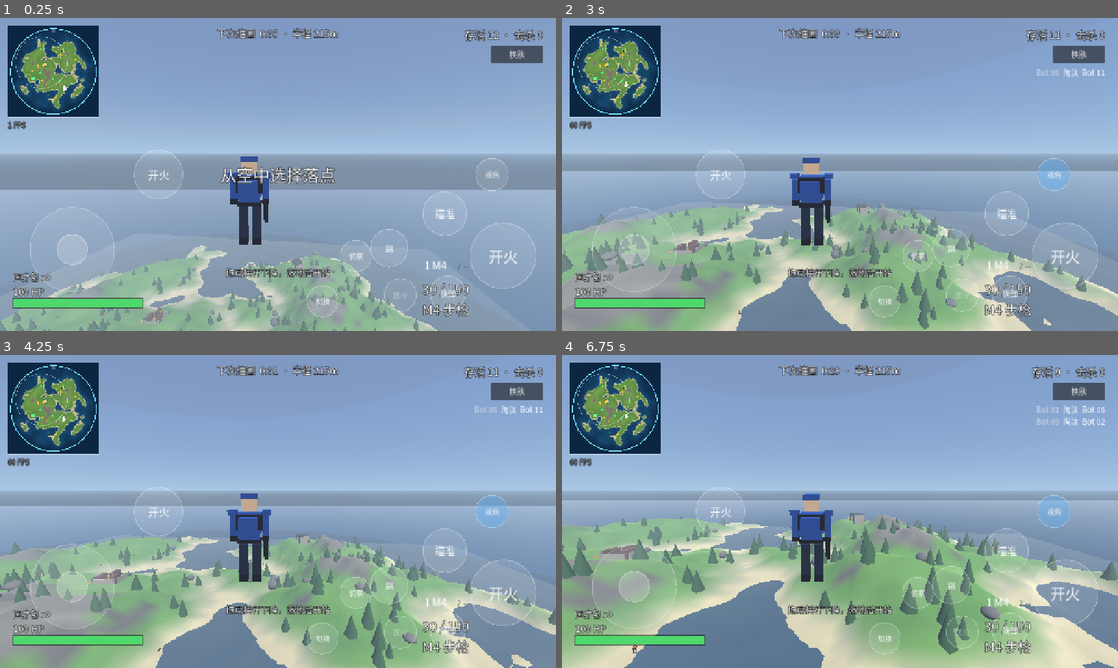
Above: before the commit, frames 1-4 (two rows, left to right).
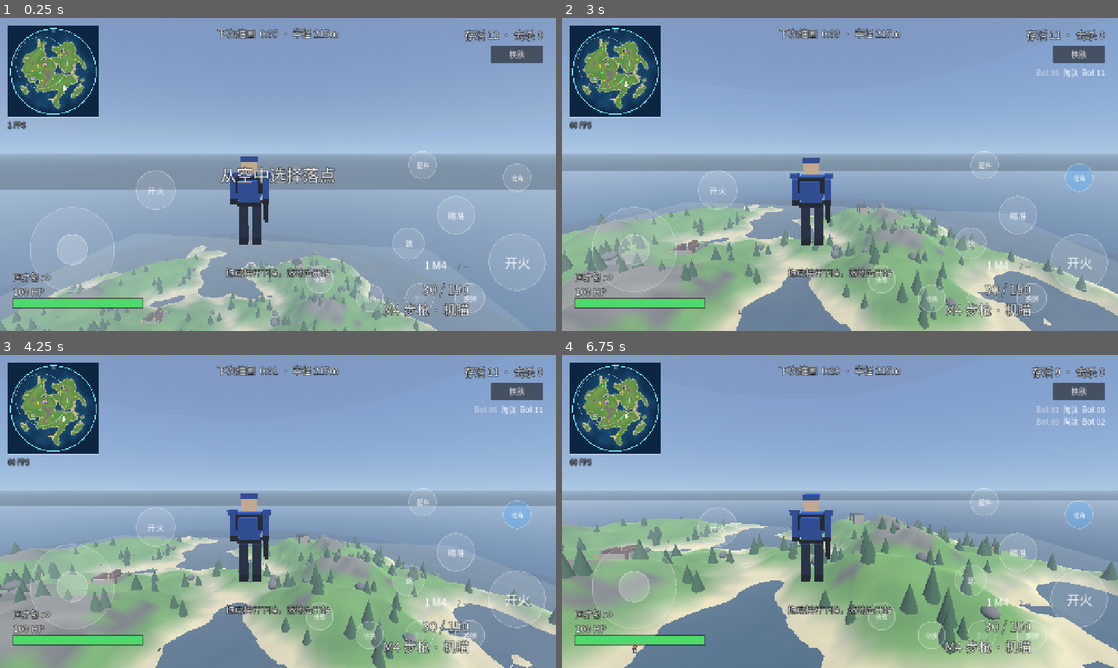
Above: after the commit, the same moments.

Repository: soda92/shooting-game
Game: Godot game, scene res://scenes/main.tscn
The game is run twice, just before and just after one commit, with the same random seed, the same clock (stepped at 60 frames per second) and the same inputs.
Inputs (mouse positions are in pixels of both pictures, inside the frame that each line leads up to):
- Up to frame 1 (0.25 s): no input
- Up to frame 2 (3 s): move the mouse to (867, 174) at 0.52 s; hold R 0.53-1.28 s; hold W from 0.53 s (still down); click (867, 174) at 0.67 s; tap Space at 0.77, 1.52 s; move the mouse to (812, 174) at 1.27 s; tap H at 1.35 s; click (812, 174) at 1.42 s; move the mouse to (851, 168) at 2.02 s; hold F 2.03-2.78 s; click (851, 168) at 2.17 s; move the mouse to (834, 180) at 2.77 s; tap V at 2.85 s; click (834, 180) at 2.92 s
- Up to frame 3 (4.25 s): keep holding W; tap Space at 3.02, 3.77 s; move the mouse to (316, 514) at 3.52 s; hold Q from 3.53 s (still down); click (316, 514) at 3.67 s
- Up to frame 4 (6.75 s): move the mouse to (795, 508) at 4.27 s; release Q at 4.28 s; tap Shift at 4.35 s; click (795, 508) at 4.42 s; tap Space at 4.52, 6.02 s; move the mouse to (845, 511) at 5.02 s; hold R 5.03-5.78 s; click (845, 511) at 5.17 s; move the mouse to (817, 505) at 5.77 s; release W at 5.78 s; hold D 5.78-6.53 s; tap H at 5.85 s; click (817, 505) at 5.92 s; move the mouse to (867, 511) at 6.52 s; hold W from 6.53 s (still down); hold F from 6.53 s (still down); click (867, 511) at 6.67 s

The runs differ from the first frame. In frame 1, 2.0% of the frame differs, in the area x 5-99%, y 10-96%; in frame 2, 2.3%; in frame 3, 2.2%; in frame 4, 2.2%.

Commit message:
feat: add sight attachments and compact fading touch buttons
- red dot, 4x and 8x sights spawn as pickups with per-slot equip
- attachment panel lists the current gun, owned sights and equipped state
- scope-specific FOV and overlay: iron, red dot, 4x/8x full scope
- scope pickups marked on the minimap
- buttons are smaller, moved toward the edges and fade to 35% after 2.5s idle
- new attach button next to the aim button

Diff:
--- /dev/null
+++ b/scenes/scope.tscn
@@ -0,0 +1,48 @@
+[gd_scene load_steps=7 format=3]
+
+[ext_resource type="Script" path="res://scripts/scope_pickup.gd" id="1_scope"]
+
+[sub_resource type="BoxShape3D" id="pickup_shape"]
+size = Vector3(1.1, 1.1, 1.1)
+
+[sub_resource type="BoxMesh" id="body_mesh"]
+size = Vector3(0.36, 0.30, 0.36)
+
+[sub_resource type="StandardMaterial3D" id="body_mat"]
+albedo_color = Color(0.12, 0.13, 0.16, 1)
+roughness = 0.6
+metallic = 0.3
+
+[sub_resource type="BoxMesh" id="lens_mesh"]
+size = Vector3(0.30, 0.10, 0.30)
+
+[sub_resource type="StandardMaterial3D" id="lens_mat"]
+albedo_color = Color(0.35, 0.85, 1.0, 1)
+emission_enabled = true
+emission = Color(0.20, 0.75, 1.0, 1)
+emission_energy_multiplier = 1.2
+
+[node name="ScopePickup" type="Area3D" groups=["scope"]]
+script = ExtResource("1_scope")
+
+[node name="Collision" type="CollisionShape3D" parent="."]
+shape = SubResource("pickup_shape")
+
+[node name="Body" type="MeshInstance3D" parent="."]
+mesh = SubResource("body_mesh")
+material_override = SubResource("body_mat")
+
+[node name="Lens" type="MeshInstance3D" parent="."]
+transform = Transform3D(1, 0, 0, 0, 1, 0, 0, 0, 1, 0, 0.18, 0)
+mesh = SubResource("lens_mesh")
+material_override = SubResource("lens_mat")
+
+[node name="Label" type="Label3D" parent="."]
+transform = Transform3D(1, 0, 0, 0, 1, 0, 0, 0, 1, 0, 0.72, 0)
+billboard = 1
+no_depth_test = true
+font_size = 96
+pixel_size = 0.0025
+outline_size = 14
+modulate = Color(0.65, 0.92, 1, 1)
+text = "RD"
--- a/scripts/game.gd
+++ b/scripts/game.gd
@@ -4,7 +4,10 @@
 const BOT_COUNT := 11
 const LOOT_COUNT := 26
 const MEDKIT_COUNT := 10
+const SCOPE_COUNT := 6
 const MEDKIT_SCENE := preload("res://scenes/medkit.tscn")
+const SCOPE_SCENE := preload("res://scenes/scope.tscn")
+const SCOPE_IDS := ["red_dot", "4x", "8x"]
 
 @onready var world = $World
 @onready var zone = $Zone
@@ -34,6 +37,7 @@
 	_spawn_bots()
 	_spawn_loot()
 	_spawn_medkits()
+	_spawn_scopes()
 
 	hud.setup(self)
 	hud.set_center("从空中选择落点", 2.5)
@@ -70,6 +74,7 @@
 	player.weapon_changed.connect(_on_weapon_changed)
 	player.healed.connect(_on_player_healed)
 	player.scan_started.connect(_on_scan_started)
+	player.scope_added.connect(_on_scope_added)
 
 
 func _spawn_bots() -> void:
@@ -123,6 +128,25 @@
 	add_child(m)
 
 
+func _spawn_scopes() -> void:
+	var spots: Array = world.loot_spots
+	for i in range(SCOPE_COUNT):
+		var p: Vector3
+		if not spots.is_empty():
+			var s: Vector3 = spots[(i * 3) % spots.size()]
+			p = Vector3(s.x + randf_range(-1.5, 1.5), 0.0, s.z + randf_range(-1.5, 1.5))
+		else:
+			p = world.random_land_point(165.0)
+		var sc = SCOPE_SCENE.instantiate()
+		sc.position = Vector3(p.x, world.height_at(p.x, p.z) + 0.6, p.z)
+		add_child(sc)
+		sc.setup(SCOPE_IDS[i % SCOPE_IDS.size()])
+
+
+func _on_scope_added(id: String) -> void:
+	hud.set_center("拾取 " + String(Scopes.get_def(id)["name"]), 1.0)
+
+
 func drop_weapon_at(id: String, pos: Vector3) -> void:
 	var scene: PackedScene = load("res://scenes/loot.tscn")
 	var l = scene.instantiate()
--- a/scripts/hud.gd
+++ b/scripts/hud.gd
@@ -89,18 +89,26 @@
 		if alpha <= 0.01 or game == null or game.player == null:
 			return
 
-		var sniper: bool = String(game.player.weapon_id()) == "sniper"
+		var sid := String(game.player.current_scope())
+		var overlay := String(Scopes.get_def(sid)["overlay"])
+		var full := overlay == "scope"
 		var c := size * 0.5
-		var inner: float = minf(size.x, size.y) * (0.31 if sniper else 0.40)
+		var inner: float
+		if full:
+			inner = minf(size.x, size.y) * (0.25 if sid == "8x" else 0.31)
+		elif overlay == "red_dot":
+			inner = minf(size.x, size.y) * 0.42
+		else:
+			inner = minf(size.x, size.y) * 0.46
 		var outer: float = size.length() * 0.5 + 24.0
-		var shade := 0.96 if sniper else 0.32
+		var shade := 0.96 if full else (0.16 if overlay == "red_dot" else 0.10)
 
 		# dark ring outside the sight
 		draw_arc(c, (inner + outer) * 0.5, 0.0, TAU, 160,
 			Color(0, 0, 0, alpha * shade), outer - inner)
 		draw_arc(c, inner, 0.0, TAU, 128, Color(0, 0, 0, alpha * 0.75), 3.0)
 
-		if sniper:
+		if full:
 			var col := Color(0.02, 0.02, 0.02, alpha)
 			draw_line(c + Vector2(-inner, 0), c + Vector2(-16, 0), col, 2.0)
 			draw_line(c + Vector2(inner, 0), c + Vector2(16, 0), col, 2.0)
@@ -113,9 +121,13 @@
 				draw_circle(c + Vector2(0, -off), 1.4, col)
 				draw_circle(c + Vector2(0, off), 1.4, col)
 			draw_circle(c, 2.2, Color(0.90, 0.10, 0.10, alpha))
+		elif overlay == "red_dot":
+			draw_arc(c, inner * 0.55, 0.0, TAU, 96, Color(0, 0, 0, alpha * 0.5), 2.0)
+			draw_circle(c, 3.0, Color(1.0, 0.15, 0.10, alpha))
 		else:
-			draw_arc(c, inner * 0.72, 0.0, TAU, 96, Color(0, 0, 0, alpha * 0.55), 2.0)
-			draw_circle(c, 2.0, Color(1.0, 0.28, 0.22, alpha))
+			draw_line(c + Vector2(0, -inner * 0.35), c + Vector2(0, -7),
+				Color(0, 0, 0, alpha * 0.8), 3.0)
+			draw_circle(c, 2.2, Color(1, 1, 1, alpha * 0.85))
 
 
 class DamageDir extends Control:
@@ -169,6 +181,9 @@
 var _feed_label: RichTextLabel
 var _feed: Array = []
 var _feed_dirty := false
+var _attach_root: Control
+var _attach_title: Label
+var _attach_buttons: Dictionary = {}
 var _end_root: Control
 var _end_title: Label
 var _end_sub: Label
@@ -377,6 +392,60 @@
 	btn.pressed.connect(_on_restart)
 	_end_root.add_child(btn)
 
+	# Attachment panel
+	_attach_root = Control.new()
+	_attach_root.set_anchors_and_offsets_preset(Control.PRESET_FULL_RECT)
+	_attach_root.mouse_filter = Control.MOUSE_FILTER_STOP
+	_attach_root.visible = false
+	add_child(_attach_root)
+
+	var dim := ColorRect.new()
+	dim.color = Color(0, 0, 0, 0.62)
+	dim.set_anchors_and_offsets_preset(Control.PRESET_FULL_RECT)
+	_attach_root.add_child(dim)
+
+	var panel := PanelContainer.new()
+	_place(panel, 0.5, 0.5, 0.5, 0.5, -300, -230, 300, 230)
+	var sb := StyleBoxFlat.new()
+	sb.bg_color = Color(0.07, 0.09, 0.12, 0.97)
+	sb.border_color = Color(0.35, 0.55, 0.75, 0.85)
+	sb.set_border_width_all(2)
+	sb.set_corner_radius_all(6)
+	panel.add_theme_stylebox_override("panel", sb)
+	_attach_root.add_child(panel)
+
+	var margin := MarginContainer.new()
+	margin.add_theme_constant_override("margin_left", 24)
+	margin.add_theme_constant_override("margin_right", 24)
+	margin.add_theme_constant_override("margin_top", 18)
+	margin.add_theme_constant_override("margin_bottom", 18)
+	panel.add_child(margin)
+
+	var vbox := VBoxContainer.new()
+	vbox.add_theme_constant_override("separation", 8)
+	margin.add_child(vbox)
+
+	_attach_title = Label.new()
+	_attach_title.add_theme_font_size_override("font_size", 24)
+	vbox.add_child(_attach_title)
+
+	for id in Scopes.ORDER:
+		var b := Button.new()
+		b.custom_minimum_size = Vector2(520, 46)
+		b.add_theme_font_size_override("font_size", 20)
+		b.focus_mode = Control.FOCUS_NONE
+		b.pressed.connect(_on_scope_pick.bind(String(id)))
+		vbox.add_child(b)
+		_attach_buttons[id] = b
+
+	var close := Button.new()
+	close.text = "关闭"
+	close.custom_minimum_size = Vector2(520, 44)
+	close.add_theme_font_size_override("font_size", 20)
+	close.focus_mode = Control.FOCUS_NONE
+	close.pressed.connect(_close_attach)
+	vbox.add_child(close)
+
 
 # --------------------------------------------------------------------------
 # Public API
@@ -391,7 +460,11 @@
 	_hp_fill.color = Color(0.90, 0.25, 0.20) if hpr < 0.35 else Color(0.30, 0.85, 0.42)
 	_hp_label.text = "%d HP" % int(ceil(p.health))
 	_med_label.text = "医疗包 x%d" % p.medkits
-	_ammo_label.text = "%d / %d\n%s" % [p.mag(), p.reserve(), String(Weapons.get_def(p.weapon_id())["label"])]
+	_ammo_label.text = "%d / %d\n%s · %s" % [
+		p.mag(), p.reserve(),
+		String(Weapons.get_def(p.weapon_id())["label"]),
+		String(Scopes.get_def(p.current_scope())["short"])
+	]
 	_slots_label.text = _slot_text(p)
 	_alive_label.text = "存活 %d  ·  击杀 %d" % [game.alive, game.kills]
 	_zone_label.text = game.zone.status_text()
@@ -471,6 +544,12 @@
 func _process(delta: float) -> void:
 	if _reticle != null:
 		_reticle.visible = not (InputState.aim and InputState.first_person)
+
+	if InputState.consume_attach():
+		_toggle_attach()
+	if _attach_root.visible:
+		if game == null or game.over or game.player == null or not game.player.is_alive():
+			_close_attach()
 
 	if _center_t > 0.0:
 		_center_t -= delta
@@ -516,6 +595,52 @@
 		game.restart()
 
 
+func _toggle_attach() -> void:
+	if game == null or game.player == null:
+		return
+	if _attach_root.visible:
+		_close_attach()
+		return
+	if game.over or not game.player.is_alive():
+		return
+	_refresh_attach()
+	_attach_root.visible = true
+	InputState.locked = true
+
+
+func _close_attach() -> void:
+	_attach_root.visible = false
+	if game != null and not game.over:
+		InputState.locked = false
+
+
+func _on_scope_pick(id: String) -> void:
+	if game == null or game.player == null:
+		return
+	if game.player.equip_scope(id):
+		_refresh_attach()
+		update_hud()
+
+
+func _refresh_attach() -> void:
+	var p = game.player
+	var wname := String(Weapons.get_def(p.weapon_id())["label"])
+	var sname := String(Scopes.get_def(p.current_scope())["short"])
+	_attach_title.text = "配件 · %s · 当前 %s" % [wname, sname]
+	for id in Scopes.ORDER:
+		var sid := String(id)
+		var owned: bool = sid == "iron" or bool(p.scopes_owned.get(sid, false))
+		var equipped: bool = String(p.current_scope()) == sid
+		var txt := String(Scopes.get_def(sid)["name"])
+		if equipped:
+			txt += "（已装备）"
+		elif not owned:
+			txt += "（未拾取）"
+		var b: Button = _attach_buttons[sid]
+		b.text = txt
+		b.disabled = not owned
+
+
 func _on_skin_pressed() -> void:
 	if game != null:
 		game.cycle_player_skin()
--- a/scripts/input_state.gd
+++ b/scripts/input_state.gd
@@ -20,6 +20,7 @@
 var medkit_queued := false
 var scan_queued := false
 var switch_queued := false
+var attach_toggle_queued := false
 var first_person := false
 
 # mirrored from the player for UI display
@@ -138,6 +139,12 @@
 	return v
 
 
+func consume_attach() -> bool:
+	var v := attach_toggle_queued
+	attach_toggle_queued = false
+	return v
+
+
 func clear() -> void:
 	move = Vector2.ZERO
 	touch_move = Vector2.ZERO
@@ -150,3 +157,4 @@
 	medkit_queued = false
 	scan_queued = false
 	switch_queued = false
+	attach_toggle_queued = false
--- a/scripts/minimap.gd
+++ b/scripts/minimap.gd
@@ -96,6 +96,9 @@
 	for n in get_tree().get_nodes_in_group("medkit"):
 		if is_instance_valid(n):
 			draw_circle(_to_map(n.global_position), 2.6, Color(0.35, 1.0, 0.55, 0.95))
+	for n in get_tree().get_nodes_in_group("scope"):
+		if is_instance_valid(n):
+			draw_circle(_to_map(n.global_position), 2.2, Color(0.72, 0.45, 1.0, 0.95))
 
 	# enemies highlighted by the recon lens
 	if game.player.scan_t > 0.0:
--- a/scripts/player.gd
+++ b/scripts/player.gd
@@ -8,6 +8,7 @@
 signal weapon_changed(id: String)
 signal healed(amount: float)
 signal scan_started
+signal scope_added(id: String)
 
 enum State { DROP, PLAY, DEAD }
 
@@ -32,6 +33,7 @@
 var slots: Array = []
 var active := 0
 var switching := 0.0
+var scopes_owned := {"red_dot": false, "4x": false, "8x": false}
 var medkits := 0
 var scan_t := 0.0
 var scan_cd := 0.0
@@ -88,10 +90,12 @@
 
 	var target_fov := 72.0
 	if ads:
+		var sdef := Scopes.get_def(current_scope())
+		var sfov := float(sdef["fov"])
 		if fp:
-			target_fov = 30.0 if weapon_id() == "sniper" else 46.0
+			target_fov = sfov
 		else:
-			target_fov = 38.0 if weapon_id() == "sniper" else 50.0
+			target_fov = lerpf(72.0, sfov, 0.55)
 	_fov = lerpf(_fov, target_fov, 1.0 - exp(-9.0 * delta))
 	cam.fov = _fov
 
@@ -394,7 +398,7 @@
 
 func _make_slot(id: String) -> Dictionary:
 	var def := Weapons.get_def(id)
-	return {"id": id, "mag": int(def["mag"]), "reserve": int(def["reserve"])}
+	return {"id": id, "mag": int(def["mag"]), "reserve": int(def["reserve"]), "scope": "iron"}
 
 
 func weapon_id() -> String:
@@ -413,6 +417,30 @@
 	if slots.is_empty() or slots[active].is_empty():
 		return 0
 	return int(slots[active]["reserve"])
+
+
+func current_scope() -> String:
+	if slots.is_empty() or slots[active].is_empty():
+		return "iron"
+	return String(slots[active].get("scope", "iron"))
+
+
+func add_scope(id: String) -> void:
+	if not scopes_owned.has(id):
+		return
+	scopes_owned[id] = true
+	Sfx.play("pickup", -4.0)
+	scope_added.emit(id)
+
+
+func equip_scope(id: String) -> bool:
+	if not Scopes.LIST.has(id):
+		return false
+	if id != "iron" and not bool(scopes_owned.get(id, false)):
+		return false
+	slots[active]["scope"] = id
+	Sfx.play("reload", -10.0, 1.4)
+	return true
 
 
 func give_weapon(id: String) -> void:
--- /dev/null
+++ b/scripts/scope_pickup.gd
@@ -0,0 +1,35 @@
+extends Area3D
+## Sight pickup. Walking over it unlocks the scope in the attachment panel.
+
+var scope_id := "red_dot"
+
+var _t := 0.0
+var _base_y := 0.0
+
+@onready var label: Label3D = $Label
+
+
+func _ready() -> void:
+	_base_y = position.y
+	body_entered.connect(_on_body_entered)
+
+
+func setup(id: String) -> void:
+	scope_id = id
+	if label != null:
+		label.text = String(Scopes.get_def(id)["tag"])
+
+
+func _process(delta: float) -> void:
+	_t += delta
+	rotation.y += delta * 1.4
+	position.y = _base_y + sin(_t * 2.0) * 0.12
+
+
+func _on_body_entered(body: Node3D) -> void:
+	if not body.has_method("add_scope"):
+		return
+	if not body.is_alive():
+		return
+	body.add_scope(scope_id)
+	queue_free()
--- /dev/null
+++ b/scripts/scopes.gd
@@ -0,0 +1,28 @@
+class_name Scopes
+extends RefCounted
+## Sight attachments. "iron" is always owned; the rest must be picked up.
+
+const ORDER := ["iron", "red_dot", "4x", "8x"]
+
+const LIST := {
+	"iron": {
+		"name": "机瞄", "short": "机瞄", "tag": "IR",
+		"fov": 46.0, "overlay": "iron",
+	},
+	"red_dot": {
+		"name": "红点镜", "short": "红点", "tag": "RD",
+		"fov": 55.0, "overlay": "red_dot",
+	},
+	"4x": {
+		"name": "4 倍镜", "short": "4x", "tag": "4X",
+		"fov": 28.0, "overlay": "scope",
+	},
+	"8x": {
+		"name": "8 倍镜", "short": "8x", "tag": "8X",
+		"fov": 15.0, "overlay": "scope",
+	},
+}
+
+
+static func get_def(id: String) -> Dictionary:
+	return LIST.get(id, LIST["iron"])
--- a/scripts/touch_controls.gd
+++ b/scripts/touch_controls.gd
@@ -14,6 +14,8 @@
 var _btn_touch: Dictionary = {}
 
 var _font: SystemFont
+var _idle := 0.0
+var _ui_alpha := 1.0
 
 
 func _ready() -> void:
@@ -39,15 +41,16 @@
 	_joy_knob = _joy_origin
 
 	_buttons = {
-		"fire": {"pos": Vector2(s.x * 0.905, s.y * 0.760), "r": m * 0.105, "label": "开火"},
-		"fire_l": {"pos": Vector2(s.x * 0.285, s.y * 0.500), "r": m * 0.078, "label": "开火"},
-		"aim": {"pos": Vector2(s.x * 0.800, s.y * 0.625), "r": m * 0.070, "label": "瞄准"},
-		"jump": {"pos": Vector2(s.x * 0.700, s.y * 0.735), "r": m * 0.060, "label": "跳"},
-		"reload": {"pos": Vector2(s.x * 0.805, s.y * 0.880), "r": m * 0.056, "label": "换弹"},
-		"medkit": {"pos": Vector2(s.x * 0.720, s.y * 0.885), "r": m * 0.052, "label": "医疗"},
-		"scan": {"pos": Vector2(s.x * 0.640, s.y * 0.760), "r": m * 0.050, "label": "侦察"},
-		"view": {"pos": Vector2(s.x * 0.885, s.y * 0.500), "r": m * 0.052, "label": "视角"},
-		"switch": {"pos": Vector2(s.x * 0.580, s.y * 0.905), "r": m * 0.050, "label": "切换"},
+		"fire": {"pos": Vector2(s.x * 0.930, s.y * 0.780), "r": m * 0.090, "label": "开火"},
+		"fire_l": {"pos": Vector2(s.x * 0.280, s.y * 0.550), "r": m * 0.062, "label": "开火"},
+		"aim": {"pos": Vector2(s.x * 0.820, s.y * 0.630), "r": m * 0.060, "label": "瞄准"},
+		"jump": {"pos": Vector2(s.x * 0.735, s.y * 0.720), "r": m * 0.050, "label": "跳"},
+		"reload": {"pos": Vector2(s.x * 0.845, s.y * 0.895), "r": m * 0.047, "label": "换弹"},
+		"medkit": {"pos": Vector2(s.x * 0.755, s.y * 0.895), "r": m * 0.045, "label": "医疗"},
+		"switch": {"pos": Vector2(s.x * 0.665, s.y * 0.895), "r": m * 0.044, "label": "切换"},
+		"scan": {"pos": Vector2(s.x * 0.575, s.y * 0.835), "r": m * 0.044, "label": "侦察"},
+		"view": {"pos": Vector2(s.x * 0.930, s.y * 0.510), "r": m * 0.044, "label": "视角"},
+		"attach": {"pos": Vector2(s.x * 0.760, s.y * 0.470), "r": m * 0.044, "label": "配件"},
 	}
 	queue_redraw()
 
@@ -57,6 +60,7 @@
 func _input(event: InputEvent) -> void:
 	if InputState.locked:
 		return
+	_idle = 0.0
 	if event is InputEventScreenTouch:
 		_handle_touch(event.position, event.index, event.pressed)
 	elif event is InputEventScreenDrag:
@@ -130,6 +134,9 @@
 	elif name == "switch":
 		if on:
 			InputState.switch_queued = true
+	elif name == "attach":
+		if on:
+			InputState.attach_toggle_queued = true
 	queue_redraw()
 
 
@@ -139,9 +146,12 @@
 	return int(_btn_touch.get("fire", -1)) != -1 or int(_btn_touch.get("fire_l", -1)) != -1
 
 
-func _process(_delta: float) -> void:
+func _process(delta: float) -> void:
 	if InputState.locked and (_joy_active or _look_index != -1):
 		reset_touches()
+	_idle += delta
+	var target := 1.0 if _idle < 2.5 else 0.35
+	_ui_alpha = lerpf(_ui_alpha, target, 1.0 - exp(-6.0 * delta))
 	queue_redraw()
 
 
@@ -163,12 +173,12 @@
 
 
 func _draw() -> void:
-	# joystick
-	draw_circle(_joy_origin, _joy_r, Color(1, 1, 1, 0.09))
-	draw_arc(_joy_origin, _joy_r, 0.0, TAU, 48, Color(1, 1, 1, 0.26), 2.0)
+	var joy_a := maxf(_ui_alpha, 0.55)
+	draw_circle(_joy_origin, _joy_r, Color(1, 1, 1, 0.09 * joy_a))
+	draw_arc(_joy_origin, _joy_r, 0.0, TAU, 48, Color(1, 1, 1, 0.26 * joy_a), 2.0)
 	var knob := _joy_knob if _joy_active else _joy_origin
-	draw_circle(knob, _joy_r * 0.36, Color(1, 1, 1, 0.20))
-	draw_arc(knob, _joy_r * 0.36, 0.0, TAU, 32, Color(1, 1, 1, 0.34), 2.0)
+	draw_circle(knob, _joy_r * 0.36, Color(1, 1, 1, 0.20 * joy_a))
+	draw_arc(knob, _joy_r * 0.36, 0.0, TAU, 32, Color(1, 1, 1, 0.34 * joy_a), 2.0)
 
 	# buttons
 	for name in _buttons:
@@ -176,6 +186,8 @@
 		var p: Vector2 = b["pos"]
 		var r: float = b["r"]
 		var pressed := int(_btn_touch.get(name, -1)) != -1
+		var a := 1.0 if pressed else _ui_alpha
+
 		var dim := false
 		var txt: String = b["label"]
 		if name == "medkit" and InputState.medkit_count <= 0:
@@ -184,16 +196,16 @@
 			dim = true
 			txt = "%d" % int(ceil(InputState.scan_cd))
 
-		var fill := Color(1.0, 0.55, 0.25, 0.38) if pressed else Color(1, 1, 1, 0.10)
+		var fill := Color(1.0, 0.55, 0.25, 0.38 * a) if pressed else Color(1, 1, 1, 0.10 * a)
 		if dim:
-			fill = Color(1, 1, 1, 0.05)
+			fill = Color(1, 1, 1, 0.05 * a)
 		if name == "view" and InputState.first_person and not pressed:
-			fill = Color(0.35, 0.70, 1.0, 0.35)
+			fill = Color(0.35, 0.70, 1.0, 0.35 * a)
 		draw_circle(p, r, fill)
-		draw_arc(p, r, 0.0, TAU, 44, Color(1, 1, 1, 0.30), 2.0)
+		draw_arc(p, r, 0.0, TAU, 44, Color(1, 1, 1, 0.30 * a), 2.0)
 
 		var fs := int(r * 0.46)
-		var fcol := Color(1, 1, 1, 0.92) if not dim else Color(1, 1, 1, 0.40)
+		var fcol := Color(1, 1, 1, 0.92 * a) if not dim else Color(1, 1, 1, 0.40 * a)
 		var ts := _font.get_string_size(txt, HORIZONTAL_ALIGNMENT_LEFT, -1, fs)
 		draw_string(_font, p - Vector2(ts.x * 0.5, -ts.y * 0.30), txt,
 			HORIZONTAL_ALIGNMENT_LEFT, -1, fs, fcol)
Not shown, added: scripts/scope_pickup.gd.uid
Not shown, added: scripts/scopes.gd.uid
